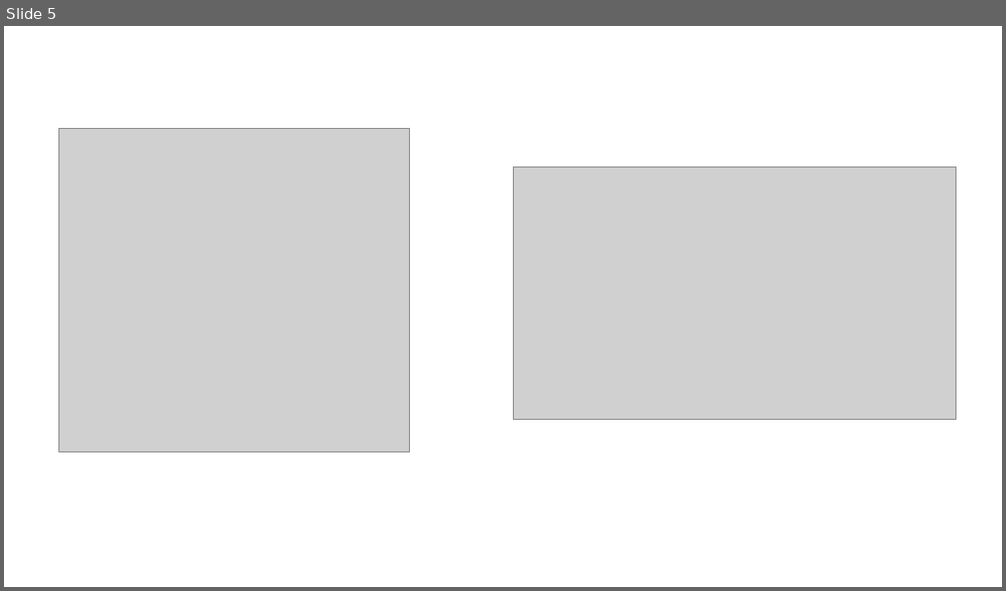
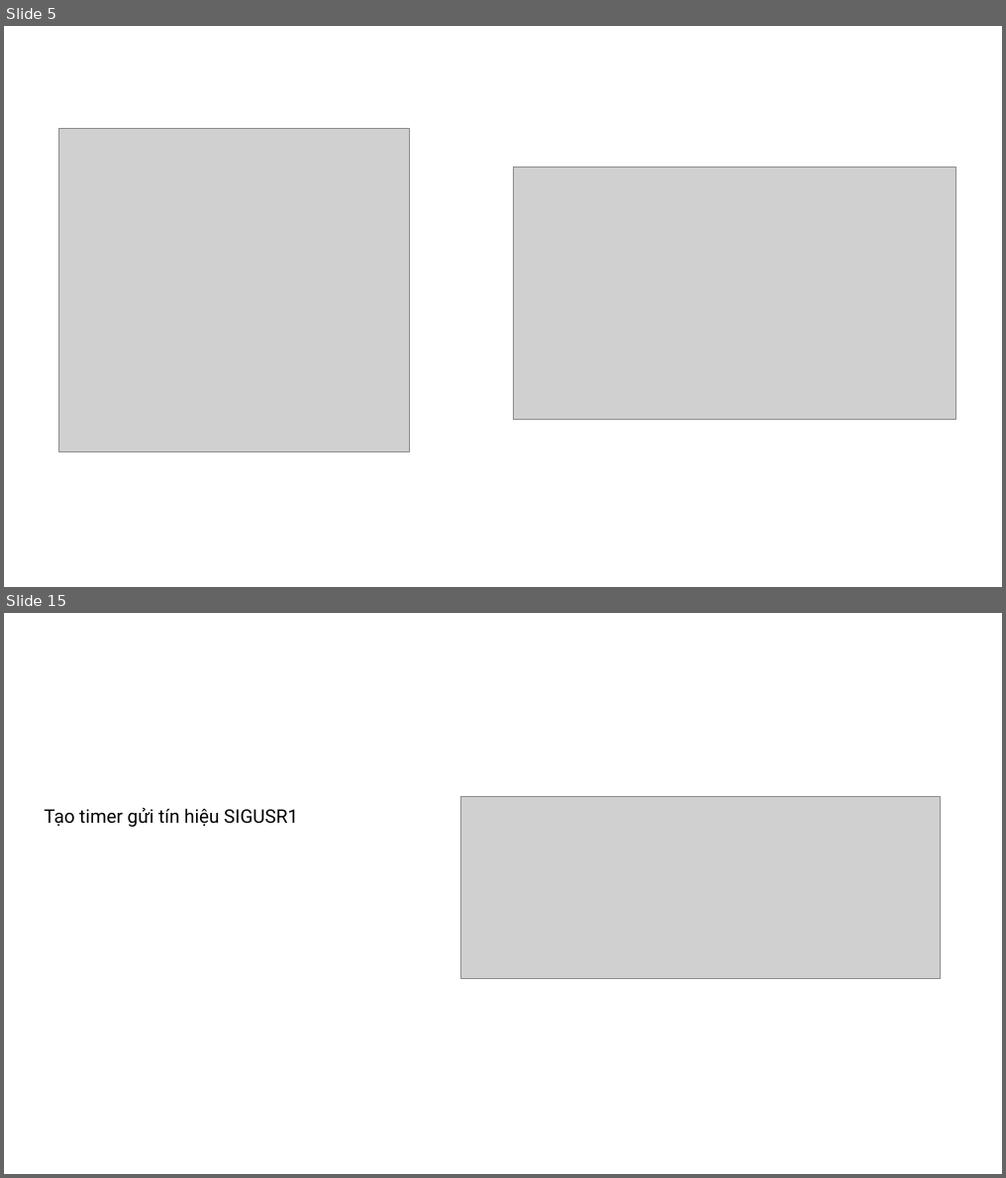
Before and after one commit to jettxxx/ASM-Anti_browsers-Anti_netcat, a slide deck: Anti-browser Anti-Netcat.pptx. Shown one above the other, each under a label of ours: slide 5 before the commit, slides 5 and 15 after it; the slides between them are not shown. The pictures are 1006x591 and 1006x1178 pixels, drawn with LibreOffice and Linux fonts; fonts in the diff are those of the drawing; grey boxes stand for pictures. Boxes give left, top, right and bottom in pixels: in the first picture for what was removed or moved away, otherwise in the second. Text is boxed around its words. In the diff, an @@ line names an element or a change of style, - is before the commit and + after.

```diff
--- a/Anti-browser Anti-Netcat.pptx
+++ b/Anti-browser Anti-Netcat.pptx
@@ slide 15 added at (4,613,1002,1174), background #FFFFFF @@
@@ text added at (44,808,298,827), 18 pt, text #000000 @@
+Tạo timer gửi tín hiệu SIGUSR1
@@ picture added at (460,797,941,978) @@
```
Also in this commit, not shown: 9 slides changed, 5 other slides added, 3 slides removed.
